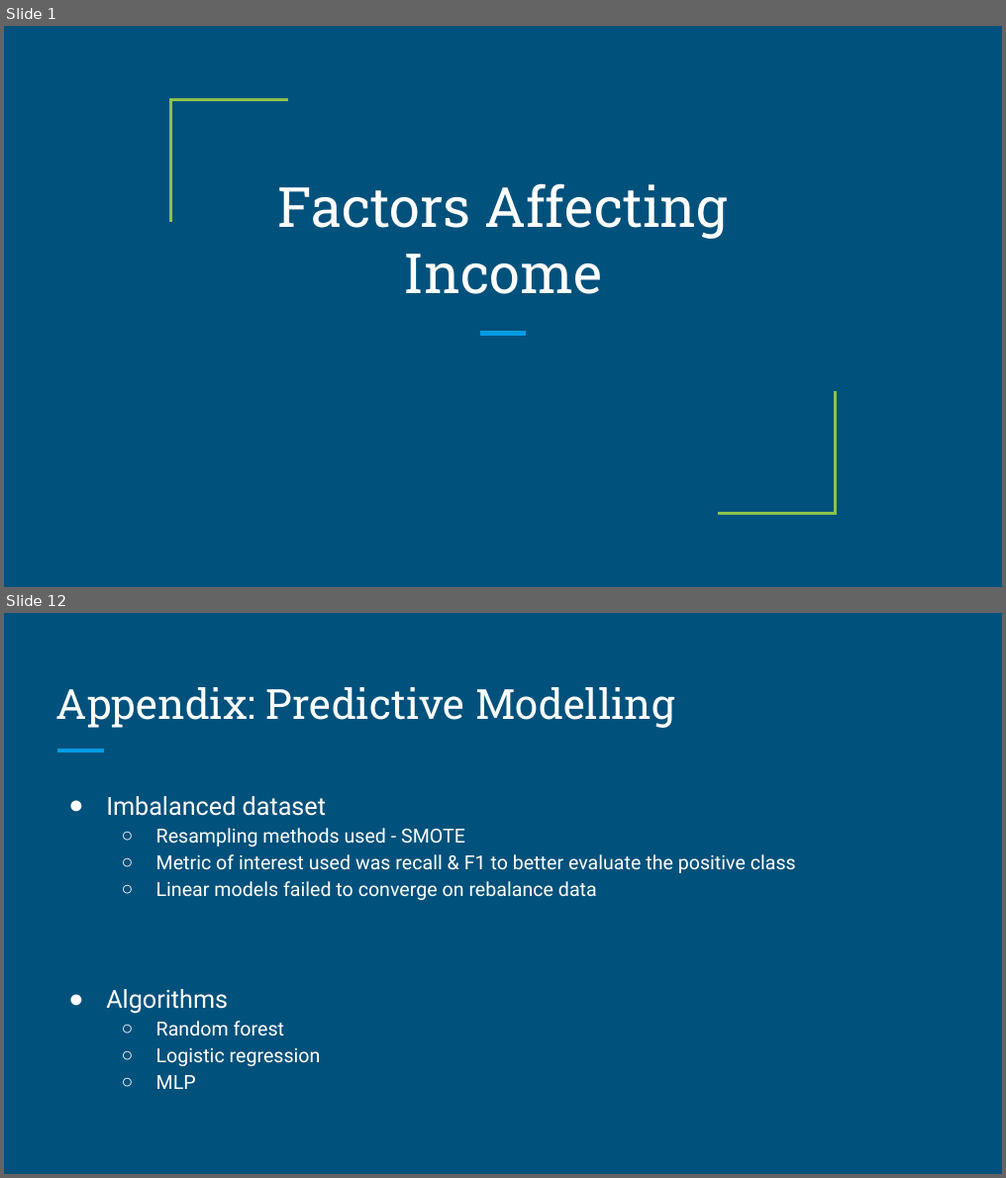
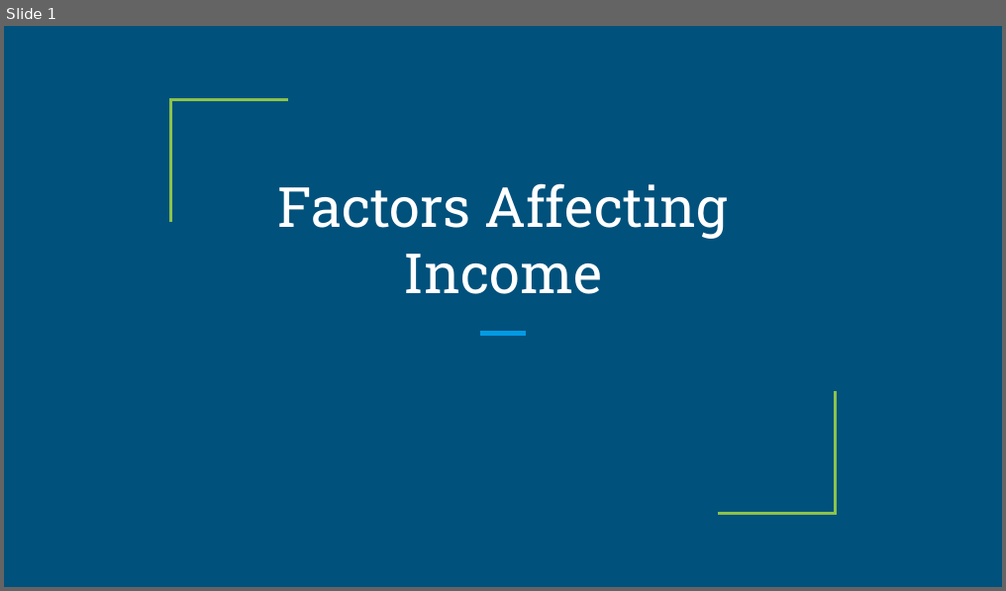
Before and after one commit to matthewgalloway/salary_predictions, a slide deck: Presentation.pptx. Shown one above the other, each under a label of ours: slides 1 and 12 before the commit, slide 1 after it; the slides between them are not shown. The pictures are 1006x1178 and 1006x591 pixels, drawn with LibreOffice and Linux fonts; fonts in the diff are those of the drawing. Boxes give left, top, right and bottom in pixels: in the first picture for what was removed or moved away, otherwise in the second. Text is boxed around its words. In the diff, an @@ line names an element or a change of style, - is before the commit and + after.

```diff
--- a/Presentation.pptx
+++ b/Presentation.pptx
@@ slide 12 removed at <box>4,613,1002,1174</box>, background #00517C @@
@@ title removed at <box>56,687,675,728</box> @@
-Appendix: Predictive Modelling
@@ line removed from (57, 751) to (104, 751) @@
@@ text removed at <box>106,796,796,1089</box> @@
-● Imbalanced dataset
-  ○ Resampling methods used - SMOTE
-  ○ Metric of interest used was recall & F1 to better evaluate the positive class
-  ○ Linear models failed to converge on rebalance data
-● Algorithms
-  ○ Random forest
-  ○ Logistic regression
-  ○ MLP
```
Also in this commit, not shown: 5 slides changed, 6 slides added, 5 other slides removed, 5 other files.
